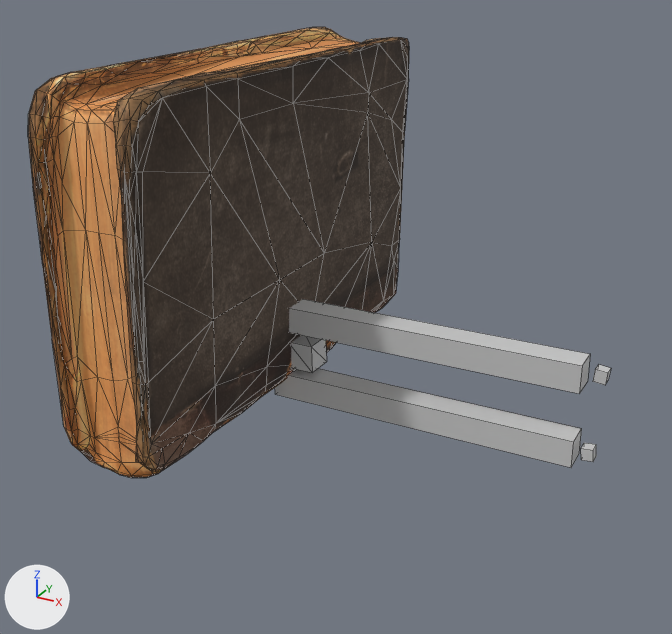
The FBX model Assets/Template/Meshes/Book01_Animated.FBX as it was, and as the next commit left it.
Camera for both pictures: a 50 mm lens placed at (0.392, -0.394, 0.367), pointed at (0.09, 0.154, 0.092). Arrows for +X, +Y and +Z are at lower left; the lights stay in place. Mesh edges are drawn as thin lines. Where no turn or scale is listed for an object, it has been applied to the vertices.

Names of what the first picture shows: 'Bone_02', 'Bone_Left', 'Bone_Right', 'Book01_03'.
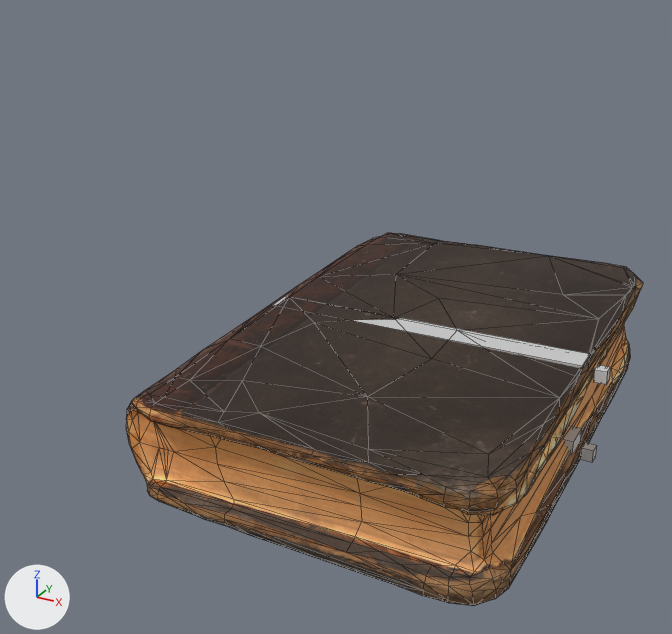
Pixel boxes (x1, y1, x2, y2) of what changed, in the pictures (672 x 634 px):
```json
{"object": "Book01_03", "change": "moved, turned", "before": [28, 27, 409, 478], "after": [126, 233, 643, 606]}
{"object": "Bone_02", "change": "deleted", "before": [291, 335, 327, 373]}
{"object": "Bone_Left", "change": "unchanged, covered by the edit", "before": [289, 299, 590, 394], "after": [272, 296, 590, 368]}
{"object": "Bone_Right", "change": "unchanged, covered by the edit", "before": [275, 369, 582, 468], "after": [563, 426, 582, 454]}
```

The change, as JSON lines over the scene's bpy script:
```json
{"op": "remove", "block": "ob_bone_02", "code": ["ob_bone_02 = bpy.data.objects.new('Bone_02', me_mesh_002)", "ob_bone_02.location = (0.0337, 0.1897, 0.0383)"]}
{"op": "set", "path": "ob_book01_03.location", "old": "(0.0, 0.0, 0.0)", "new": "(0.0, 0.0, 0.0381)"}
{"op": "set", "path": "ob_book01_03.rotation_euler", "old": "(0.0, 0.0, 0.0)", "new": "(0.0, 1.54, 0.0)", "note": "degrees (0, 0, 0) -> degrees (0, 88, 0)"}
```
